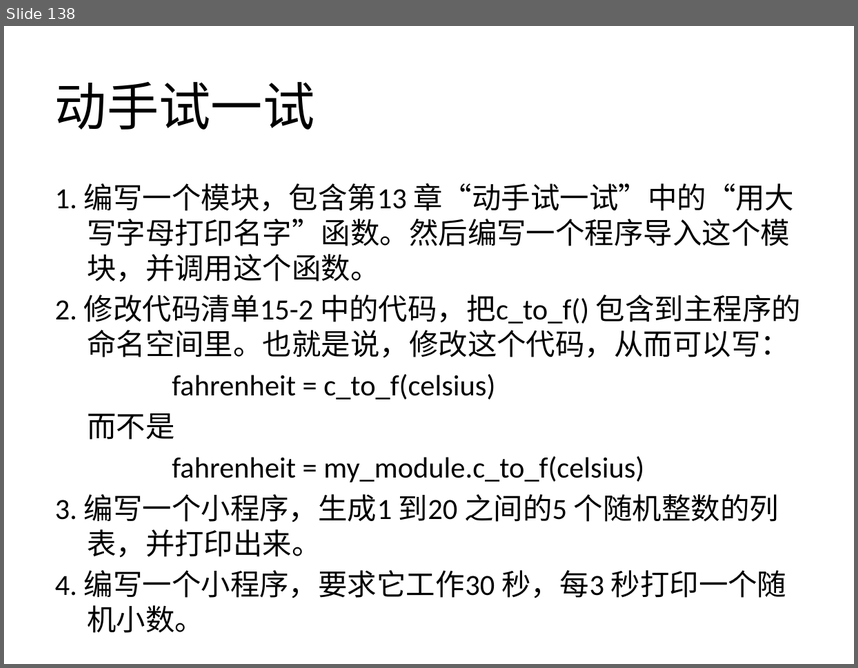
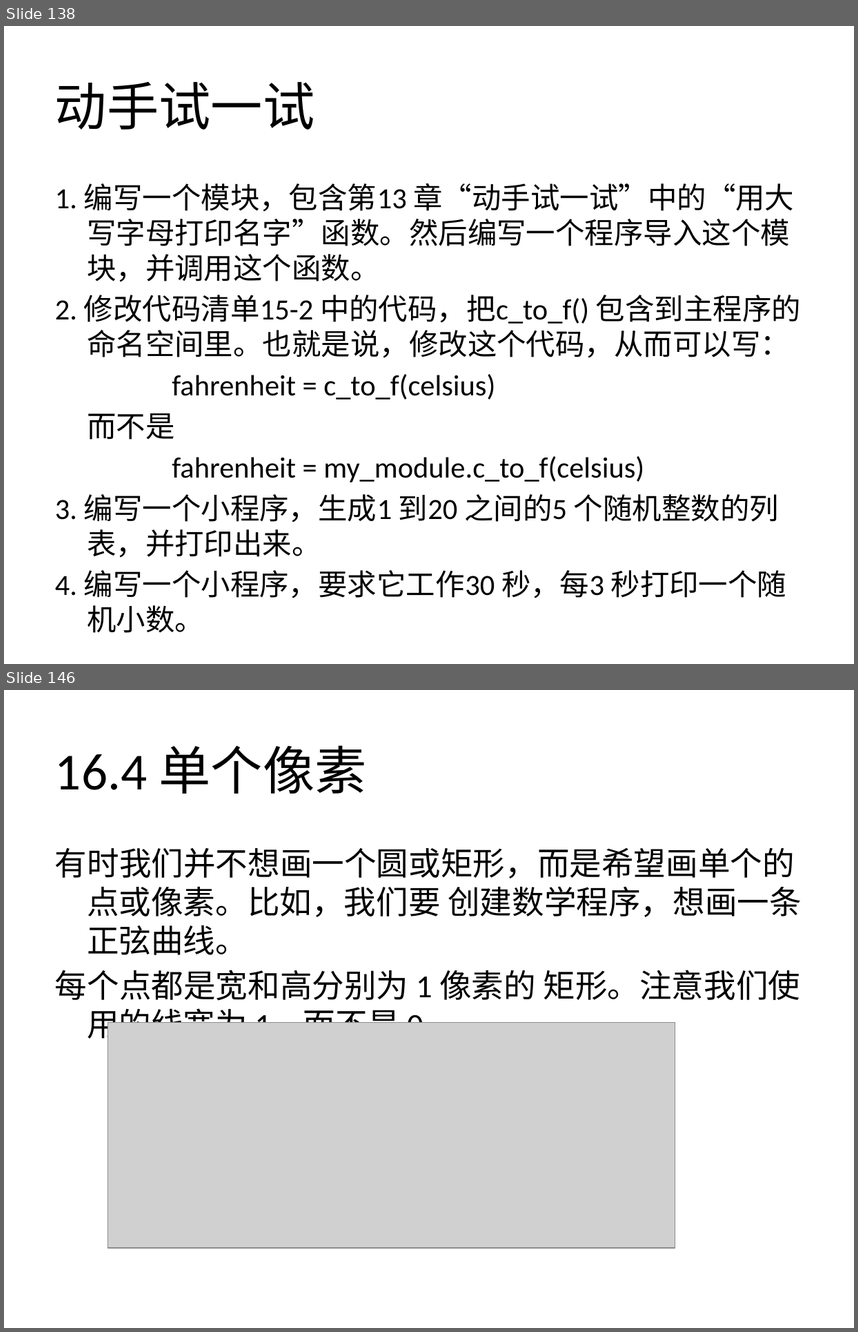
Before and after one commit to zhinan18/Python3, a slide deck: readme/Python3.pptx. Shown one above the other, each under a label of ours: slide 138 before the commit, slides 138 and 146 after it; the slides between them are not shown. The pictures are 858x668 and 858x1332 pixels, drawn with LibreOffice and Linux fonts; fonts in the diff are those of the drawing; grey boxes stand for pictures. Boxes give left, top, right and bottom in pixels: in the first picture for what was removed or moved away, otherwise in the second. Text is boxed around its words. In the diff, an @@ line names an element or a change of style, - is before the commit and + after.

```diff
--- a/readme/Python3.pptx
+++ b/readme/Python3.pptx
@@ slide 146 added at (4, 690, 854, 1328), background #FFFFFF @@
@@ title added at (55, 745, 367, 793), 44 pt, text #000000 @@
+16.4 单个像素
@@ text added at (55, 848, 802, 1043), 27.2 pt, text #000000 @@
+有时我们并不想画一个圆或矩形，而是希望画单个的点或像素。比如，我们要 创建数学程序，想画一条正弦曲线。
+每个点都是宽和高分别为 1 像素的 矩形。注意我们使用的线宽为 1，而不是 0。
@@ picture added at (107, 1023, 675, 1248) @@
```
Also in this commit, not shown: 13 other slides added, 19 other files.
